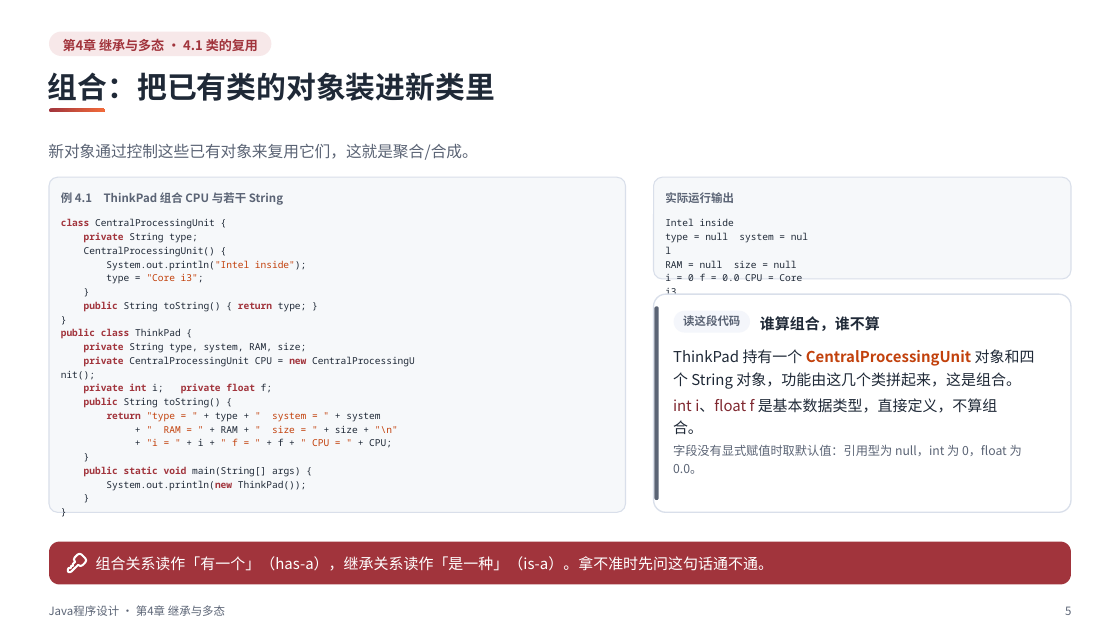
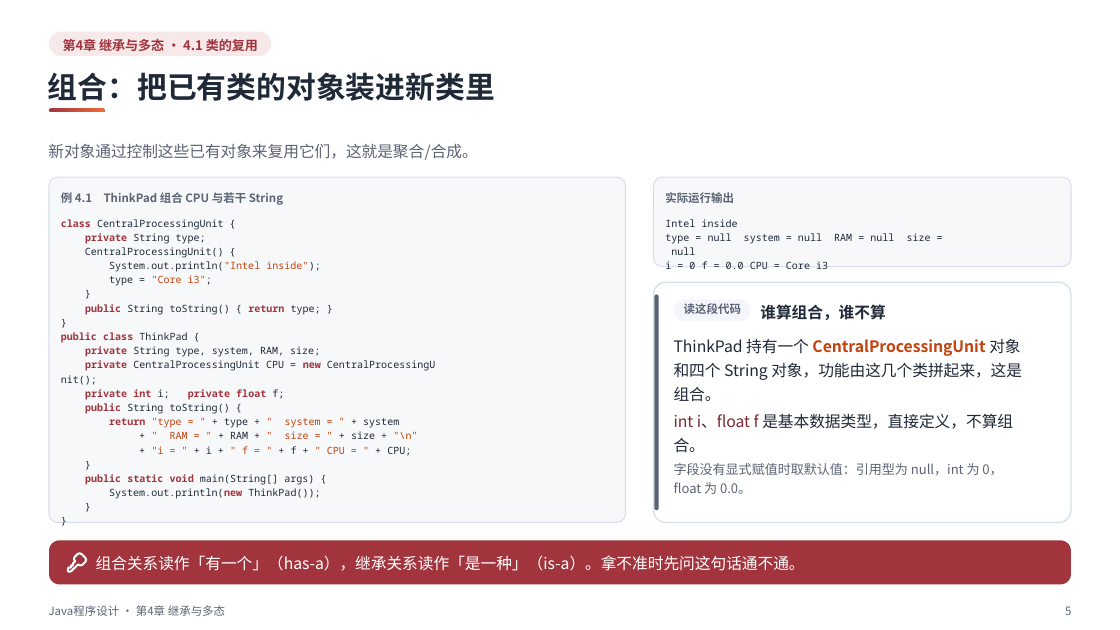
Before and after one commit to sweetcornna/JLU-remake, a slide deck: slide 5 of 大二下/Java程序设计/重制版PPT/第4章 继承与多态（重制版）.pptx. Drawn at 1120x630 pixels with LibreOffice and Linux fonts; fonts in the diff are those of the drawing. Boxes give left, top, right and bottom in pixels: in the first picture for what was removed or moved away, otherwise in the second. Text is boxed around its words. In the diff, an @@ line names an element or a change of style, - is before the commit and + after.

Commit message:
Java程序设计第4章 继承与多态逐页复核
57 页逐页看过，讲义里的代码在 JDK 21 和 25 上编译运行过。按实测改了五处写错的输出和类名，补回原课件漏收的例 4.29（匿名内部类做工厂），更正了不重写 toString 时输出内存地址的说法：@ 后面是 hashCode 的十六进制。第 4、6、41 页补了空白。

```diff
--- a/大二下/Java程序设计/重制版PPT/第4章 继承与多态（重制版）.pptx
+++ b/大二下/Java程序设计/重制版PPT/第4章 继承与多态（重制版）.pptx
@@ rounded rectangle resized from (x1=49, y1=177, x2=625, y2=513) to (x1=49, y1=177, x2=625, y2=523) @@
@@ proportions changed in 4 elements at (x1=49, y1=540, x2=1071, y2=585), (x1=654, y1=282, x2=1071, y2=523), (x1=49, y1=177, x2=625, y2=523), (x1=654, y1=177, x2=1071, y2=266) @@
@@ rounded rectangle resized from (x1=654, y1=177, x2=1071, y2=279) to (x1=654, y1=177, x2=1071, y2=266) @@
@@ text "class CentralProcessingUnit { private String ..." at (x1=61, y1=219, x2=417, y2=499): size 8.2 to 8.6 pt; line spacing 11.8pt to 12.2pt @@
@@ text "Intel inside type = null ..." at (x1=665, y1=219, x2=894, y2=269): size 8.2 to 8.6 pt; line spacing 11.8pt to 12.2pt @@
@@ rounded rectangle resized from (x1=654, y1=294, x2=1071, y2=513) to (x1=654, y1=282, x2=1071, y2=523) @@
@@ rounded rectangle resized from (x1=655, y1=307, x2=659, y2=501) to (x1=655, y1=295, x2=659, y2=511) @@
@@ rounded rectangle moved from (x1=674, y1=311, x2=750, y2=333) to (x1=675, y1=299, x2=751, y2=321) @@
@@ text "读这段代码" moved from (x1=683, y1=315, x2=740, y2=326) to (x1=684, y1=303, x2=741, y2=314) @@
@@ text "谁算组合，谁不算" at (x1=760, y1=304, x2=885, y2=320): size 12.8 to 13.5 pt @@
@@ text "谁算组合，谁不算" moved from (x1=760, y1=316, x2=880, y2=331) to (x1=760, y1=304, x2=885, y2=320) @@
@@ text at (x1=674, y1=338, x2=1022, y2=402): text changed; size 12.8 to 13.5 pt @@
-ThinkPad 持有一个 CentralProcessingUnit 对象和四
-个 String 对象，功能由这几个类拼起来，这是组合。
+ThinkPad 持有一个 CentralProcessingUnit 对象
+和四个 String 对象，功能由这几个类拼起来，这是
+组合。
@@ text "int i、float f 是基本数据类型，直接定义，不算组 合。" moved from (x1=673, y1=398, x2=998, y2=434) to (x1=674, y1=413, x2=1013, y2=453) @@
@@ text "int i、float f 是基本数据类型，直接定义，不算组 合。" at (x1=674, y1=413, x2=1013, y2=453): size 12.8 to 13.5 pt; line spacing 19.1pt to 20.2pt @@
@@ text at (x1=674, y1=463, x2=1002, y2=494): text changed; size 10.5 to 11.2 pt @@
-字段没有显式赋值时取默认值：引用型为 null，int 为 0，float 为
-0.0。
+字段没有显式赋值时取默认值：引用型为 null，int 为 0，
+float 为 0.0。
@@ text "组合关系读作「有一个」（has-a），继承关系读作「是一种」（is-a）。拿不准时先问这句话通不通。" at (x1=96, y1=555, x2=805, y2=571): size 12.8 to 13.5 pt @@
```
Also in this commit, not shown: 21 other slides changed, 1 slide added.
